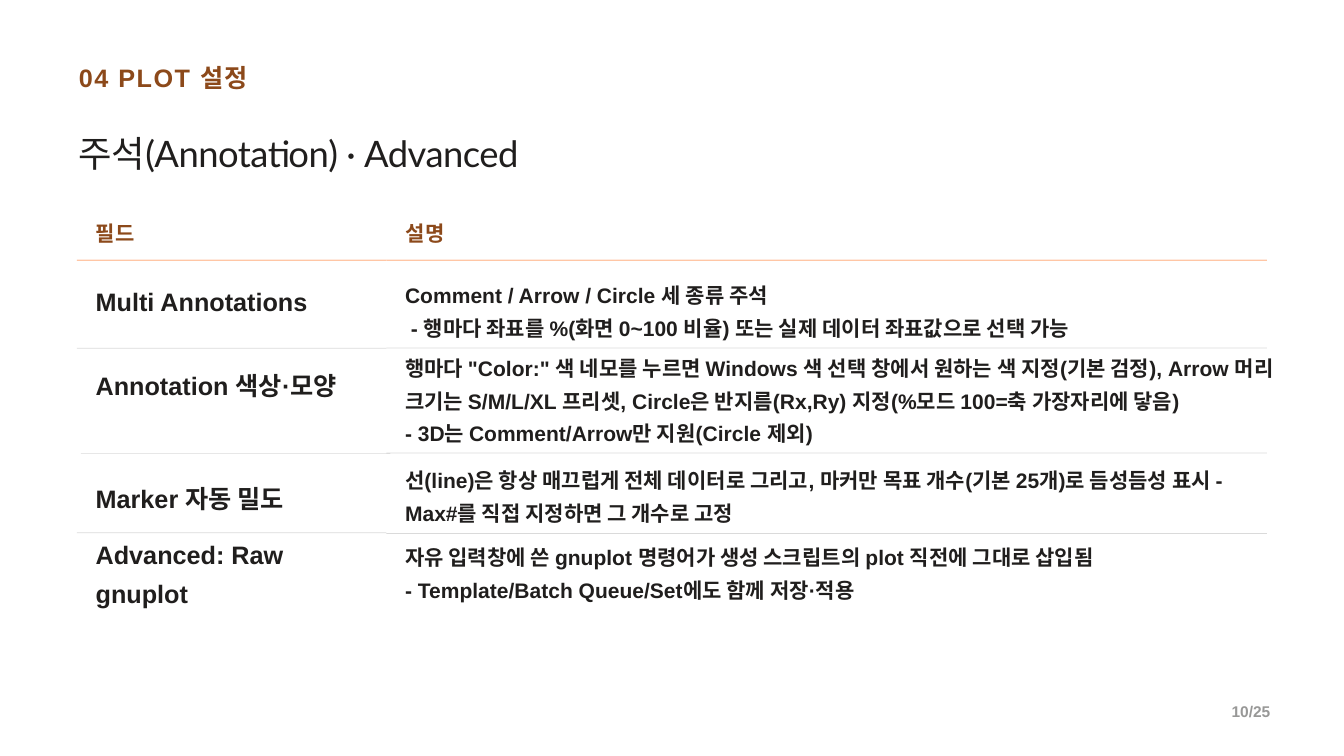
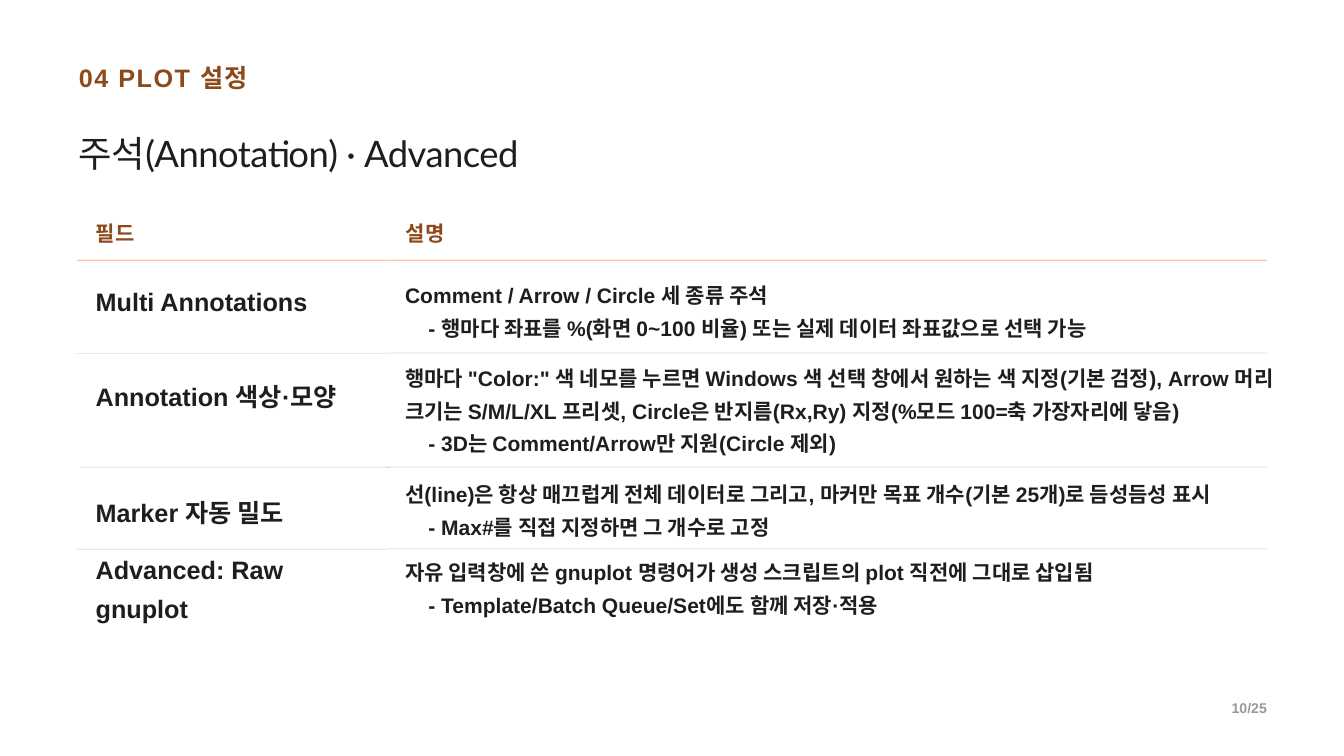
Before and after one commit to CWKIM113/CathPlot_Pub, a slide deck: slide 10 of CathPlot_발표.pptx. Drawn at 1344x756 pixels with LibreOffice and Linux fonts; fonts in the diff are those of the drawing. Boxes give left, top, right and bottom in pixels: in the first picture for what was removed or moved away, otherwise in the second. Text is boxed around its words. In the diff, an @@ line names an element or a change of style, - is before the commit and + after.

```diff
--- a/CathPlot_발표.pptx
+++ b/CathPlot_발표.pptx
@@ text "Comment / Arrow / Circle ..." rewrapped from [405, 285, 1069, 341] to [405, 285, 1087, 341] @@
@@ rectangle: place and size @@
-rectangle at [77, 348, 386, 349]
+rectangle at [77, 353, 386, 353]
@@ rectangle: place and size @@
-rectangle at [386, 347, 1267, 348]
+rectangle at [386, 353, 1267, 353]
@@ text "행마다 "Color:" 색 네모를 누르면 ...": place and size @@
-text "행마다 "Color:" 색 네모를 누르면 ..." at [405, 358, 1274, 446]
+text "행마다 "Color:" 색 네모를 누르면 ..." at [405, 368, 1274, 456]
@@ text "Annotation 색상·모양": place and size @@
-text "Annotation 색상·모양" at [96, 374, 337, 398]
+text "Annotation 색상·모양" at [96, 385, 337, 409]
@@ text at [405, 484, 1211, 537]: text changed @@
-선(line)은 항상 매끄럽게 전체 데이터로 그리고, 마커만 목표 개수(기본 25개)로 듬성듬성 표시 - Max#를 직접 지정하면 그 개수로 고정
+선(line)은 항상 매끄럽게 전체 데이터로 그리고, 마커만 목표 개수(기본 25개)로 듬성듬성 표시
+- Max#를 직접 지정하면 그 개수로 고정
@@ 4 rectangles, 3 texts: place and size @@
-4 rectangles, 3 texts at [77, 453, 1267, 609]
+4 rectangles, 3 texts at [77, 466, 1267, 624]
@@ text "10/25" at [1232, 703, 1267, 713]: size 16.6 to 15.1 pt; line spacing 1.16 to 1.06 @@
```
Also in this commit, not shown: 18 other slides changed, 1 other file.
